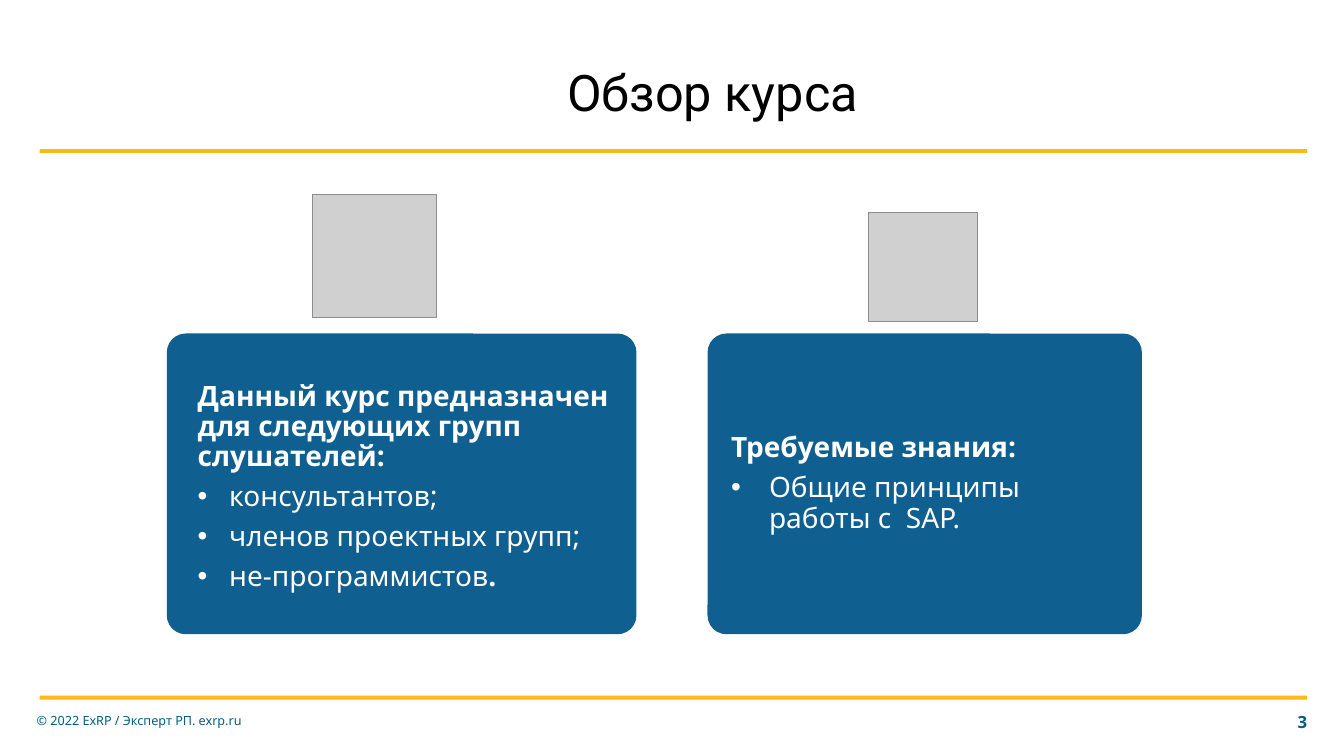
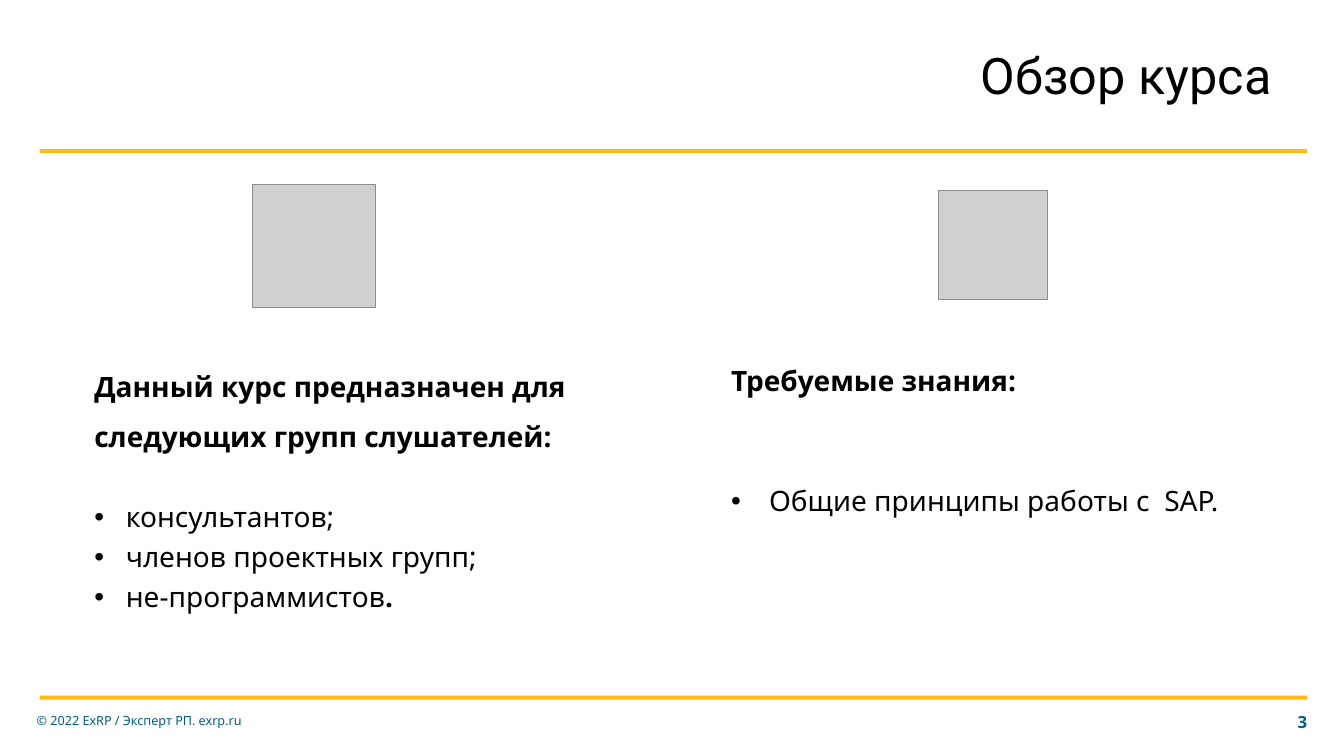
Before and after one commit to Buran1988/rusap, a slide deck: slide 3 of Введение в ABAP/Презентации/ABAP_prog_intro.pptx. Drawn at 1344x756 pixels with LibreOffice and Linux fonts; fonts in the diff are those of the drawing; grey boxes stand for pictures; background and template pictures are left out. Boxes give left, top, right and bottom in pixels: in the first picture for what was removed or moved away, otherwise in the second. Text is boxed around its words. In the diff, an @@ line names an element or a change of style, - is before the commit and + after.

```diff
--- a/Введение в ABAP/Презентации/ABAP_prog_intro.pptx
+++ b/Введение в ABAP/Презентации/ABAP_prog_intro.pptx
@@ title "Обзор курса": place and size @@
-title "Обзор курса" at [567,72,858,122]
+title "Обзор курса" at [981,55,1271,105]
@@ picture: place and size @@
-picture at [313,195,437,319]
+picture at [252,185,376,309]
@@ picture: place and size @@
-picture at [868,213,977,322]
+picture at [940,191,1049,299]
@@ free "Данный курс предназначен для следующих ...": place and size @@
-free "Данный курс предназначен для следующих ..." at [191,346,618,628]
+free "Данный курс предназначен для следующих ..." at [87,342,630,624]
@@ free "Данный курс предназначен для следующих ..." at [87,342,630,624]: text colour #FFFFFF to #000000; line spacing 0.9 to 1.5 @@
@@ rounded rectangle removed at [166,334,636,634] @@
@@ rounded rectangle removed at [708,334,1142,634] @@
@@ free "Требуемые знания:": place and size @@
-free "Требуемые знания:" at [724,360,1135,609]
+free "Требуемые знания:" at [724,342,1263,543]
@@ free "Требуемые знания:" at [724,342,1263,543]: text colour #FFFFFF to #000000 @@
```
Also in this commit, not shown: 5 other slides changed, 1 other file.
